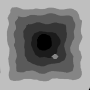
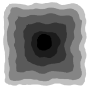
Comparing the layer stacks of the two 90 × 90 images. Changes:
showed "Calque #1", painted on it over 0, 0, 90, 90
painted on "Calque #3" over 51, 54, 59, 59
